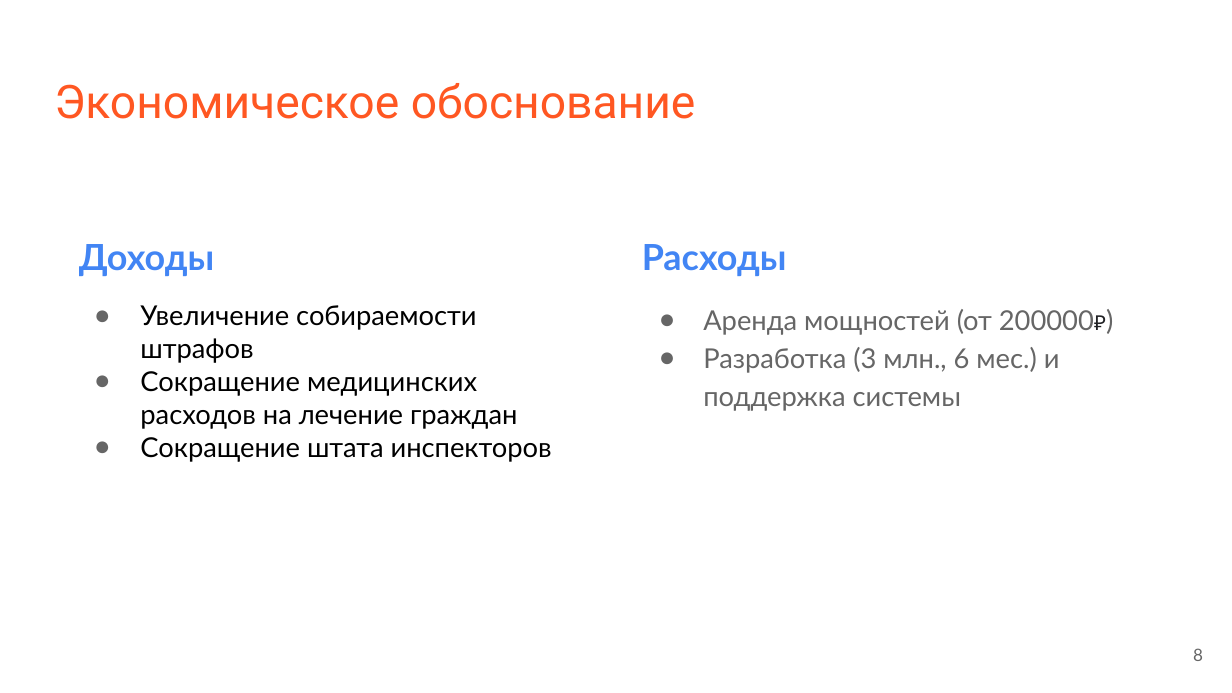
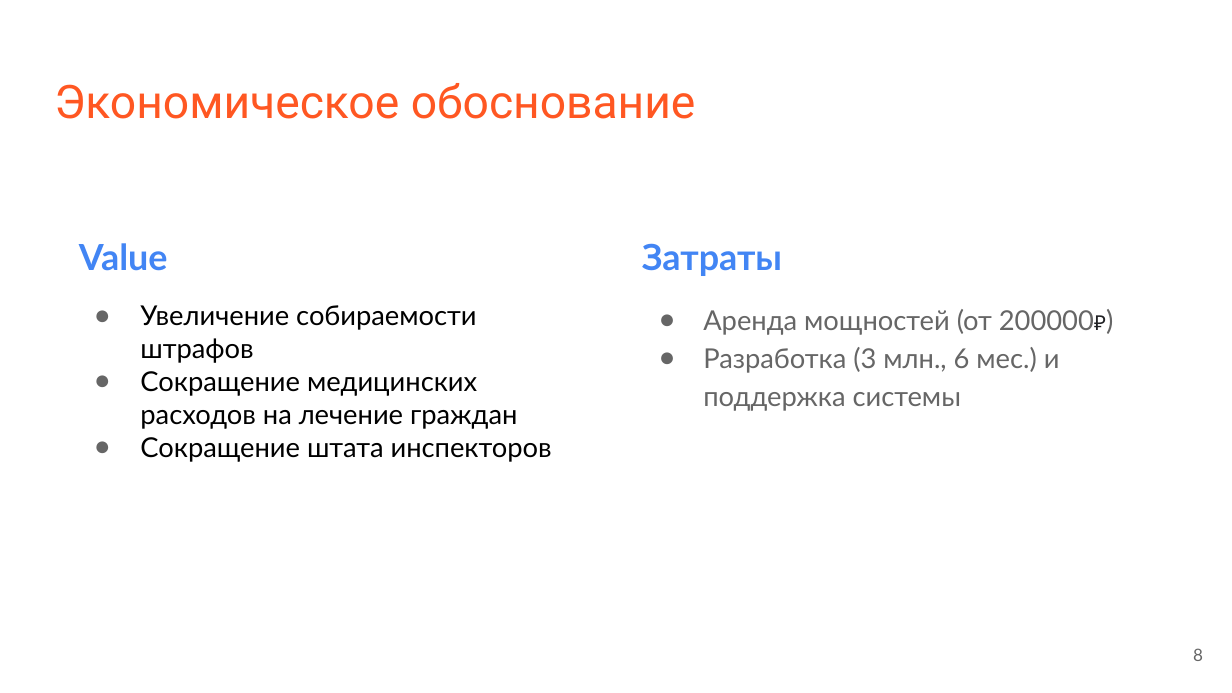
Before and after one commit to Cursed-Mountain-Rave-Cave/Hacks-AI-2021, a slide deck: slide 8 of Ai we can.pptx. Drawn at 1232x693 pixels with LibreOffice and Linux fonts; fonts in the diff are those of the drawing. Boxes give left, top, right and bottom in pixels: in the first picture for what was removed or moved away, otherwise in the second. Text is boxed around its words. In the diff, an @@ line names an element or a change of style, - is before the commit and + after.

```diff
--- a/Ai we can.pptx
+++ b/Ai we can.pptx
@@ text at (79, 243, 168, 271): text changed @@
-Доходы
+Value
@@ text at (642, 243, 782, 276): text changed @@
-Расходы
+Затраты
```
Also in this commit, not shown: 1 other slide changed, 1 other file.
